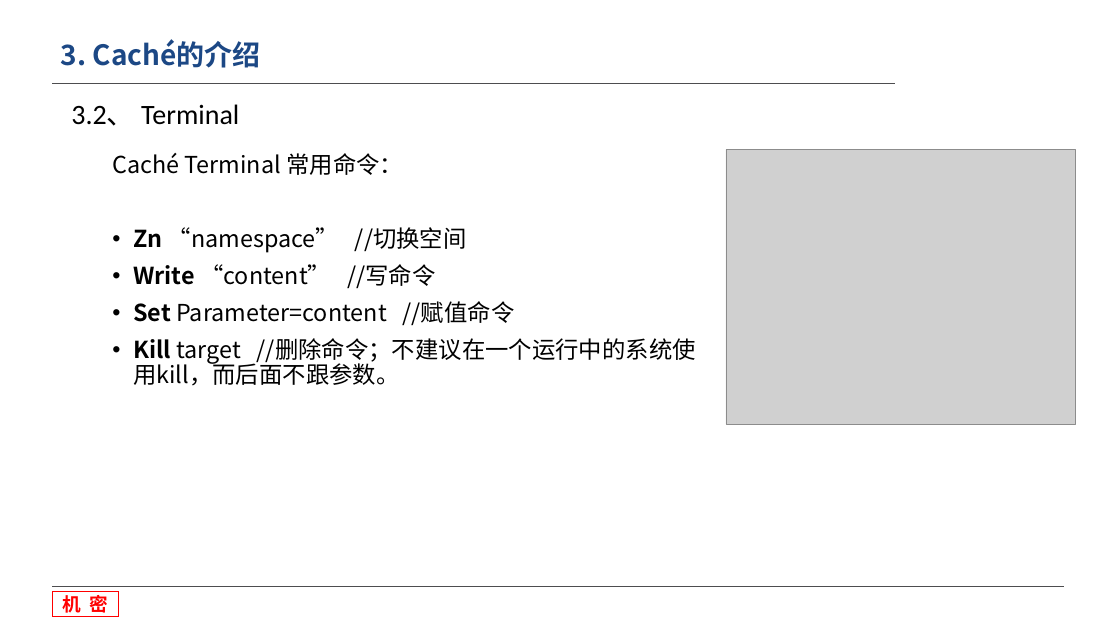
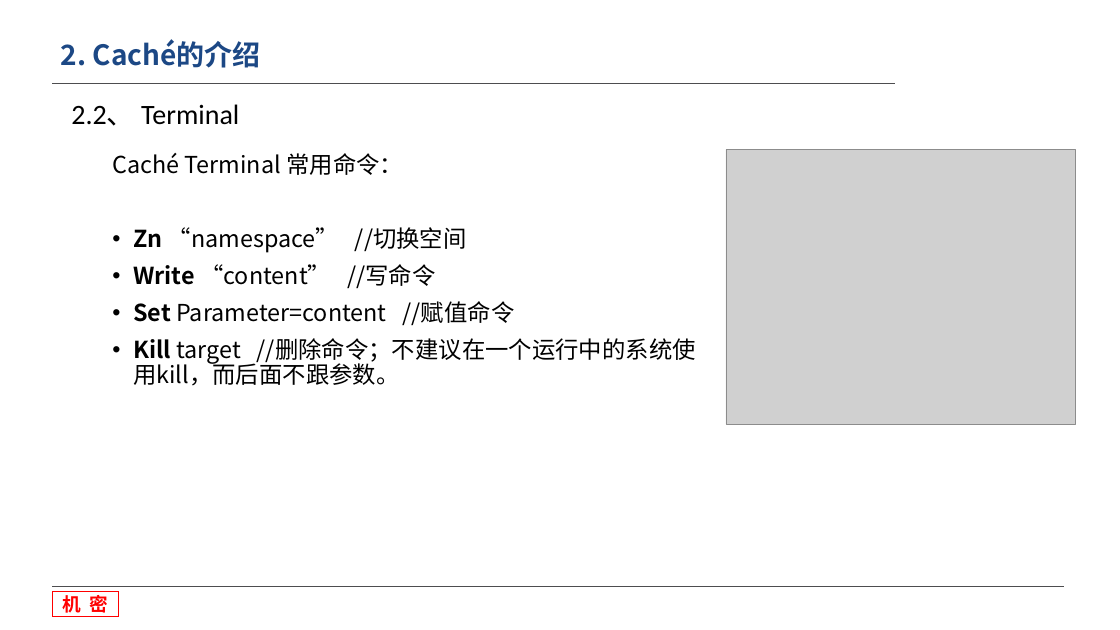
Before and after one commit to wang107014/WorkSpace, a slide deck: slide 12 of 收费-MD/文档/数据库安装和介绍培训.pptx (slide 15 before the commit). Drawn at 1120x630 pixels with LibreOffice and Linux fonts; fonts in the diff are those of the drawing; grey boxes stand for pictures; background and template pictures are left out. Boxes give left, top, right and bottom in pixels: in the first picture for what was removed or moved away, otherwise in the second. Text is boxed around its words. In the diff, an @@ line names an element or a change of style, - is before the commit and + after.

```diff
--- a/收费-MD/文档/数据库安装和介绍培训.pptx
+++ b/收费-MD/文档/数据库安装和介绍培训.pptx
@@ title at (61,39,261,68): text changed @@
-3. Caché的介绍
+2. Caché的介绍
@@ text at (71,104,239,126): text changed @@
-3.2、 Terminal
+2.2、 Terminal
```
Also in this commit, not shown: 16 other slides changed, 3 slides added, 18 other files.
